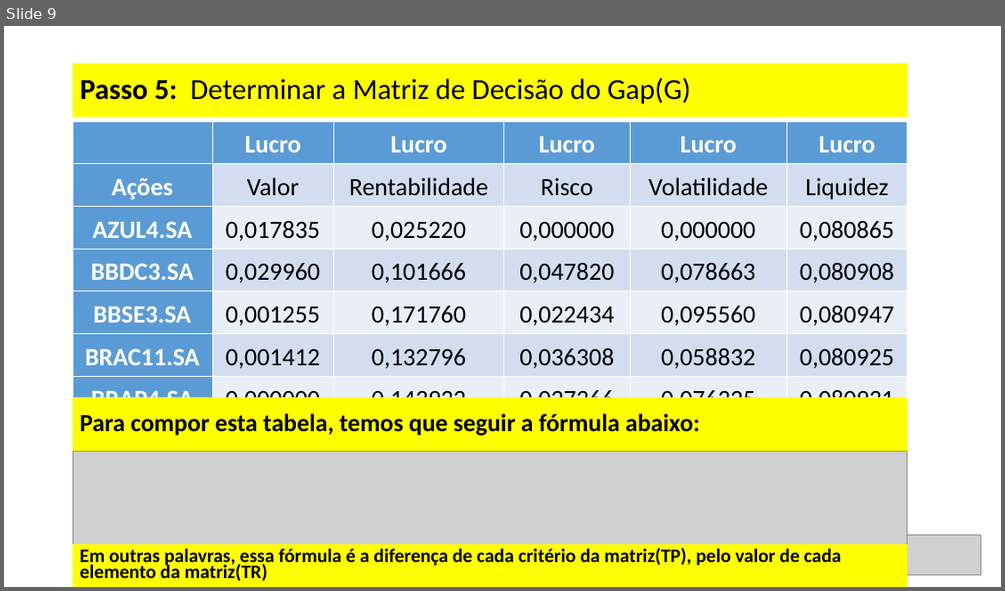
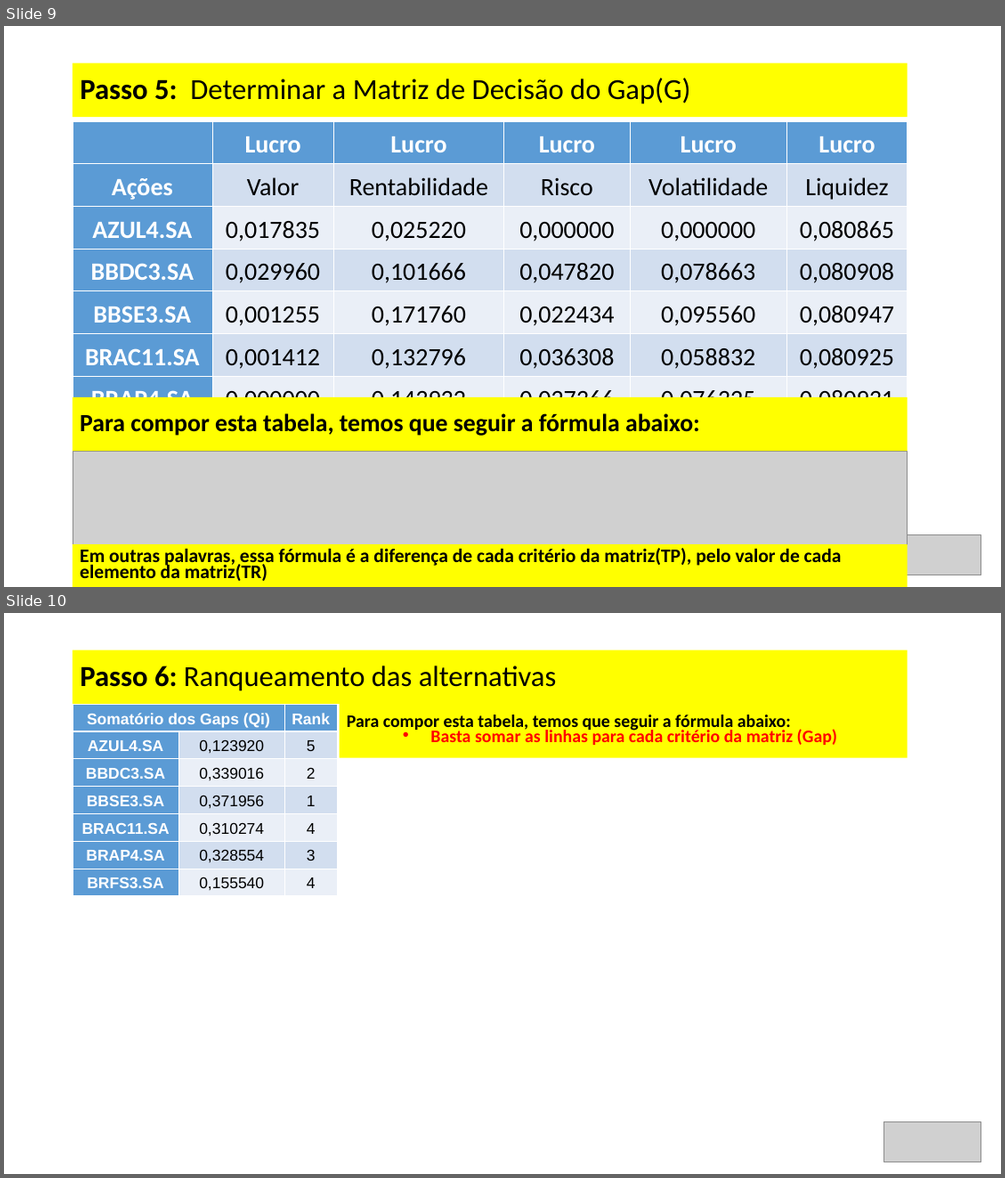
Before and after one commit to WanderleiBolzan/Apresentacao, a slide deck: Template Apresentação_TCC.ppt. Shown one above the other, each under a label of ours: slide 9 before the commit, slides 9 and 10 after it. The pictures are 1005x591 and 1005x1178 pixels, drawn with LibreOffice and Linux fonts; fonts in the diff are those of the drawing; grey boxes stand for pictures; background and template pictures are left out. Boxes give left, top, right and bottom in pixels: in the first picture for what was removed or moved away, otherwise in the second. Text is boxed around its words. In the diff, an @@ line names an element or a change of style, - is before the commit and + after.

```diff
--- a/Template Apresentação_TCC.ppt
+++ b/Template Apresentação_TCC.ppt
@@ slide 10 added at box(4, 613, 1001, 1174), background picture (left out) @@
@@ title added at box(73, 649, 906, 704), fill #FFFF00, 28 pt, text #000000 @@
+Passo 6: Ranqueamento das alternativas
@@ table added at box(73, 704, 337, 893), 7 rows, 3 columns @@
+Somatório dos Gaps (Qi) |  | Rank
+AZUL4.SA | 0,123920 | 5
+BBDC3.SA | 0,339016 | 2
+BBSE3.SA | 0,371956 | 1
+BRAC11.SA | 0,310274 | 4
+BRAP4.SA | 0,328554 | 3
+BRFS3.SA | 0,155540 | 4
@@ rectangle added at box(339, 704, 906, 758), fill #FFFF00, 17 pt, text #000000, bold @@
+Para compor esta tabela, temos que seguir a fórmula abaixo:
+  • Basta somar as linhas para cada critério da matriz (Gap)
@@ picture added at box(883, 1122, 979, 1161) @@
```
Also in this commit, not shown: 1 slide changed, 1 other slide added.
